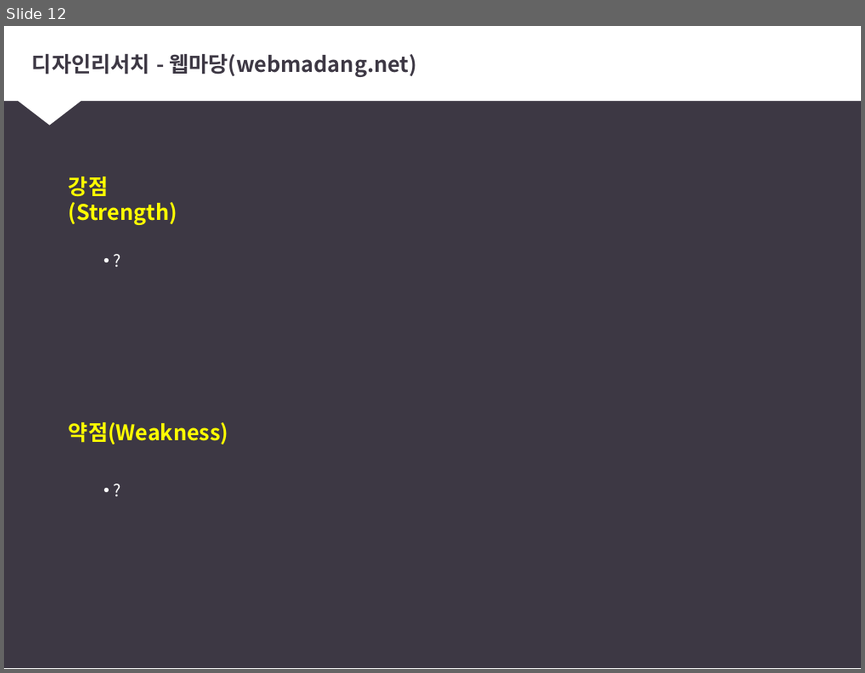
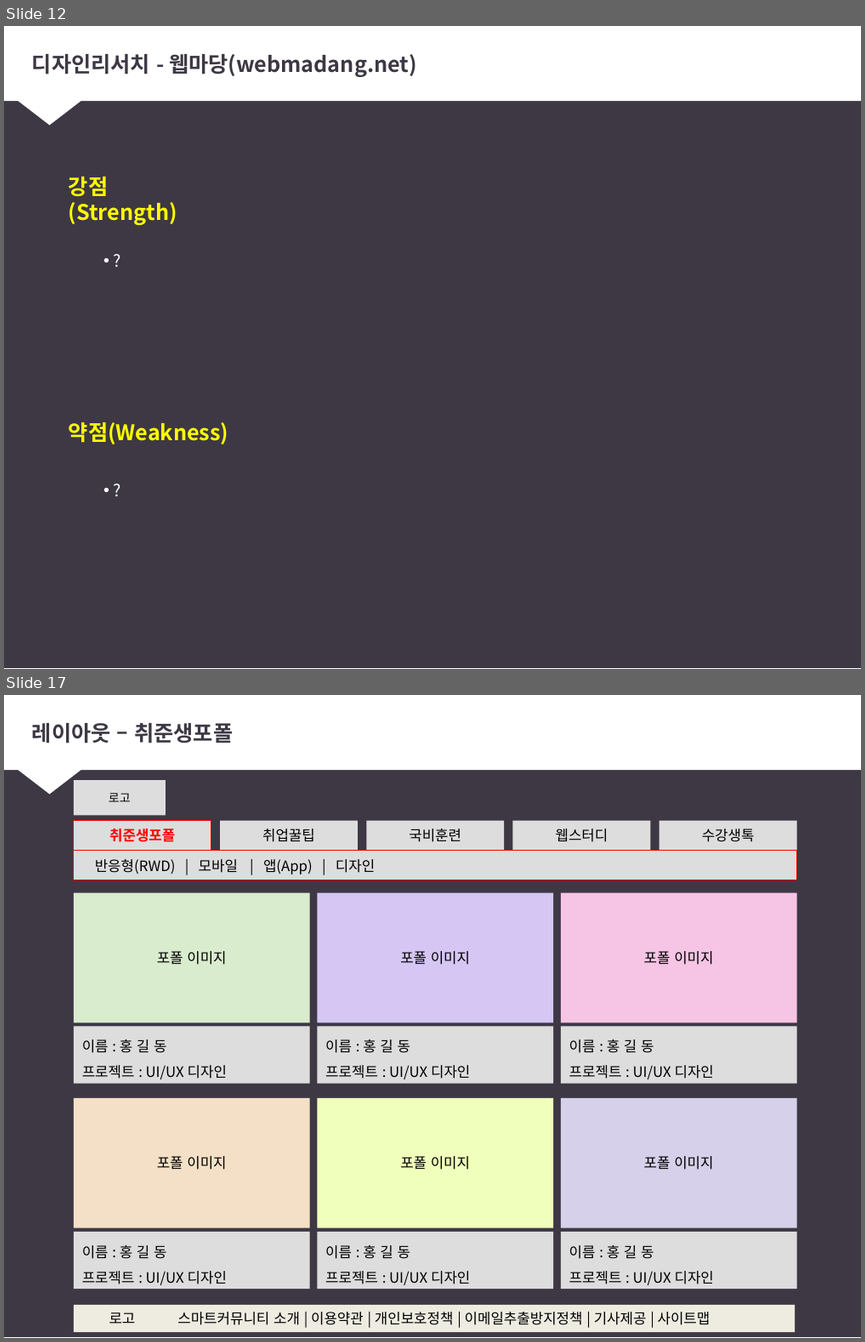
Before and after one commit to Jinseoyoung/uiux-1, a slide deck: study/프로토타입/스마트커뮤니티 - 기초데이터수집.pptx. Shown one above the other, each under a label of ours: slide 12 before the commit, slides 12 and 17 after it; the slides between them are not shown. The pictures are 865x673 and 865x1342 pixels, drawn with LibreOffice and Linux fonts; fonts in the diff are those of the drawing. Boxes give left, top, right and bottom in pixels: in the first picture for what was removed or moved away, otherwise in the second. Text is boxed around its words. In the diff, an @@ line names an element or a change of style, - is before the commit and + after.

```diff
--- a/study/프로토타입/스마트커뮤니티 - 기초데이터수집.pptx
+++ b/study/프로토타입/스마트커뮤니티 - 기초데이터수집.pptx
@@ slide 17 added at [4,695,861,1338], background #FFFFFF; not listed: 3 template elements that a slide beside it also shows @@
@@ title added at [32,723,233,743], 18 pt, text #3D3844, bold @@
+레이아웃 – 취준생포폴
@@ rectangle added at [74,780,166,815], fill #DDDDDD, 10 pt, text #000000 @@
+로고
@@ rectangle added at [74,821,211,851], fill #DDDDDD, outline #FF0000 0.75 pt, 12 pt, text #FF0000, bold @@
+취준생포폴
@@ rectangle added at [220,821,358,851], fill #DDDDDD, 12 pt, text #000000 @@
+취업꿀팁
@@ rectangle added at [366,821,505,851], fill #DDDDDD, 12 pt, text #000000 @@
+국비훈련
@@ rectangle added at [513,821,651,851], fill #DDDDDD, 12 pt, text #000000 @@
+웹스터디
@@ rectangle added at [659,821,797,851], fill #DDDDDD, 12 pt, text #000000 @@
+수강생톡
@@ rectangle added at [74,850,796,880], fill #DDDDDD, outline #FF0000 0.75 pt, 12 pt, text #000000 @@
+반응형(RWD) | 모바일 | 앱(App) | 디자인
@@ rectangle added at [74,893,310,1023], fill #D9ECCE, 12 pt, text #000000 @@
+포폴 이미지
@@ rectangle added at [317,893,553,1023], fill #D5C6F4, 12 pt, text #000000 @@
+포폴 이미지
@@ rectangle added at [561,893,797,1023], fill #F6C4E4, 12 pt, text #000000 @@
+포폴 이미지
@@ rectangle added at [74,1026,310,1083], fill #DDDDDD, 12 pt, text #000000 @@
+이름 : 홍 길 동
+프로젝트 : UI/UX 디자인
@@ rectangle added at [317,1026,553,1083], fill #DDDDDD, 12 pt, text #000000 @@
+이름 : 홍 길 동
+프로젝트 : UI/UX 디자인
@@ rectangle added at [561,1026,797,1083], fill #DDDDDD, 12 pt, text #000000 @@
+이름 : 홍 길 동
+프로젝트 : UI/UX 디자인
@@ rectangle added at [74,1098,310,1228], fill #F4E0C6, 12 pt, text #000000 @@
+포폴 이미지
@@ rectangle added at [317,1098,553,1228], fill #F0FFBB, 12 pt, text #000000 @@
+포폴 이미지
@@ rectangle added at [561,1098,797,1228], fill #D6D0EA, 12 pt, text #000000 @@
+포폴 이미지
@@ rectangle added at [74,1231,310,1289], fill #DDDDDD, 12 pt, text #000000 @@
+이름 : 홍 길 동
+프로젝트 : UI/UX 디자인
@@ rectangle added at [317,1231,553,1289], fill #DDDDDD, 12 pt, text #000000 @@
+이름 : 홍 길 동
+프로젝트 : UI/UX 디자인
@@ rectangle added at [561,1231,797,1289], fill #DDDDDD, 12 pt, text #000000 @@
+이름 : 홍 길 동
+프로젝트 : UI/UX 디자인
@@ rectangle added at [74,1304,794,1332], fill #EEECE1 @@
@@ text added at [109,1312,136,1323], 12 pt, text #000000 @@
+로고
@@ text added at [177,1311,710,1325], 12 pt, text #000000 @@
+스마트커뮤니티 소개 | 이용약관 | 개인보호정책 | 이메일추출방지정책 | 기사제공 | 사이트맵
```
Also in this commit, not shown: 3 slides changed, 6 other slides added, 3 other files.
